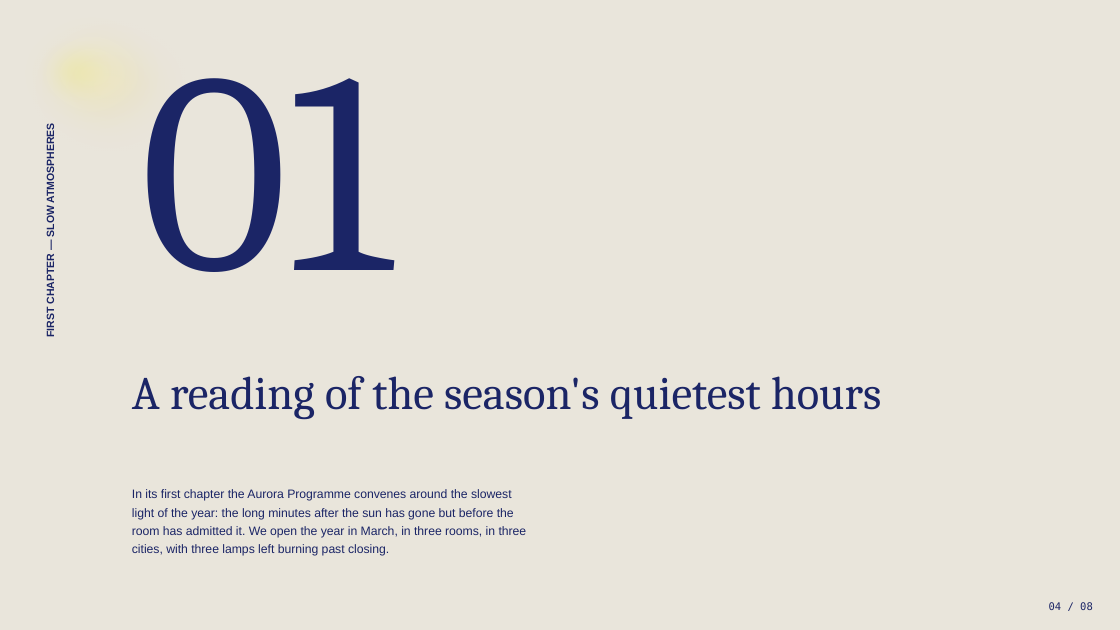
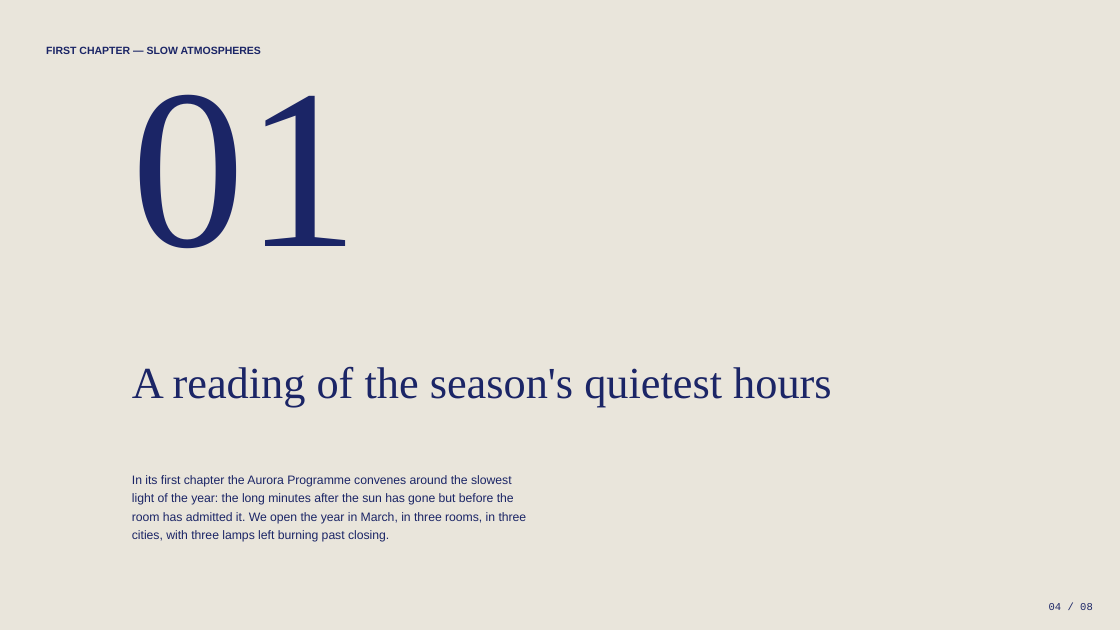
Before and after one commit to hustcer/pptx-nova, a slide deck: slide 4 of assets/examples/biennale-yellow/deck.pptx. Drawn at 1120x630 pixels with LibreOffice and Linux fonts; fonts in the diff are those of the drawing. Boxes give left, top, right and bottom in pixels: in the first picture for what was removed or moved away, otherwise in the second. Text is boxed around its words. In the diff, an @@ line names an element or a change of style, - is before the commit and + after.

Commit message:
fix(deckkit): repair biennale yellow layout
- Replace remote-only typography with PowerPoint-safe system fonts and update catalog metadata to match.
- Rebalance biennale-yellow page geometry for cover, manifesto, programme, chapter, data, quote, and calendar slides to avoid PowerPoint wrapping and overlap.
- Reduce heavy soft-edge bloom treatments so native PowerPoint previews stay closer to the HTML reference without obscuring content.
- Regenerate the biennale-yellow example deck, contact sheet, summary, and manifest artifacts from the updated DeckKit.
- Add normAutofit regression coverage for bare shrink-to-fit text boxes used by PowerPoint-generated DeckKit output.
- Verify the regenerated example with just deckkit-examples check -d biennale-yellow and PowerPoint snapshot review.

```diff
--- a/assets/examples/biennale-yellow/deck.pptx
+++ b/assets/examples/biennale-yellow/deck.pptx
@@ ellipse: place and size @@
-ellipse at [0, 0, 218, 172]
+ellipse at [0, 0, 181, 113]
@@ ellipse at [0, 0, 181, 113]: fill #F0DA7C at 15% opacity to #F8F39B at 12% opacity @@
@@ ellipse removed at [0, 0, 184, 148] @@
@@ ellipse removed at [13, 27, 139, 116] @@
@@ text "FIRST CHAPTER — SLOW ATMOSPHERES" rewrapped from [45, 131, 57, 336] to [46, 46, 261, 54] @@
@@ text "01": place and size @@
-text "01" at [140, 78, 391, 272]
+text "01" at [132, 94, 359, 249]
@@ text "01" at [132, 94, 359, 249]: size 245 to 195 pt, font Cambria to Times New Roman @@
@@ text "A reading of the season's ...": place and size @@
-text "A reading of the season's ..." at [132, 376, 881, 420]
+text "A reading of the season's ..." at [132, 366, 832, 407]
@@ text "A reading of the season's ..." at [132, 366, 832, 407]: size 40 to 38 pt, font Cambria to Times New Roman @@
@@ text "In its first chapter the ...": place and size @@
-text "In its first chapter the ..." at [132, 489, 527, 556]
+text "In its first chapter the ..." at [132, 475, 527, 542]
@@ text "04 / 08" at [1049, 603, 1093, 610]: font DejaVu Sans Mono to Courier New @@
```
Also in this commit, not shown: 7 other slides changed, 6 other files.
